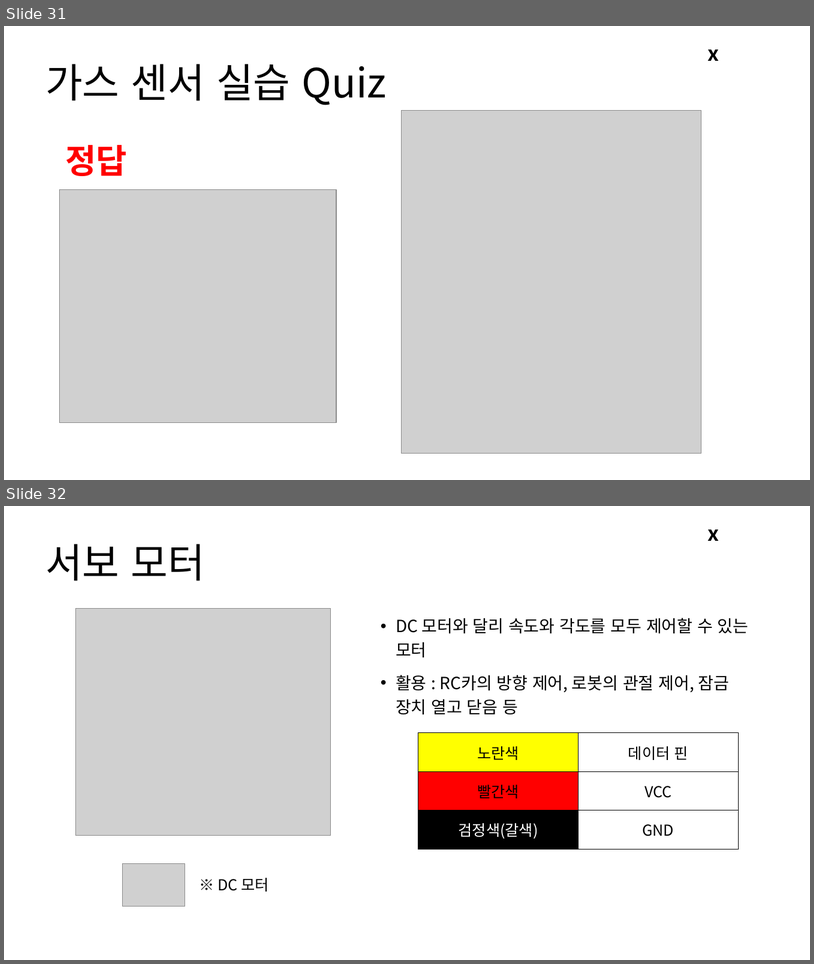
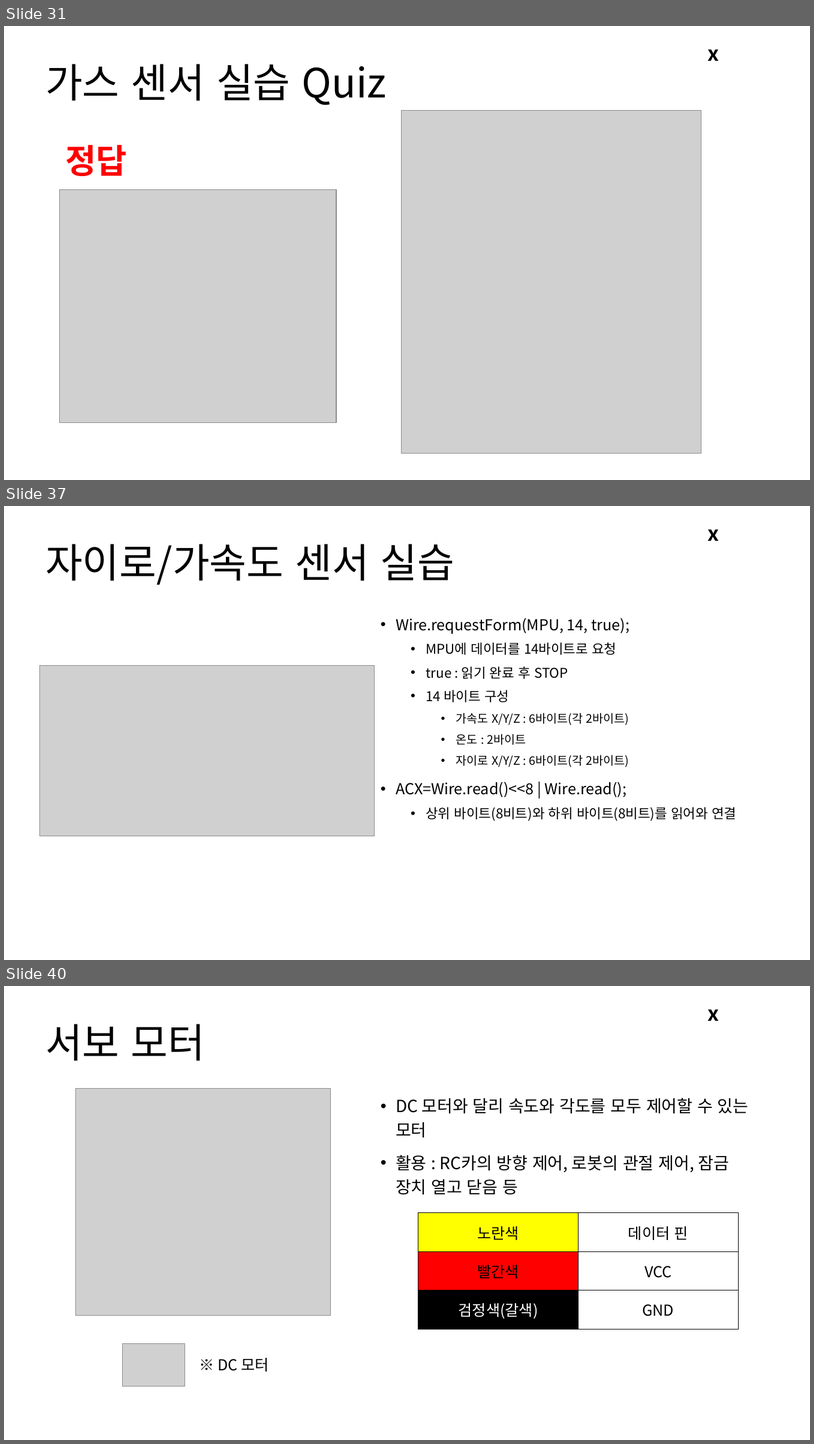
Before and after one commit to Leader-Lesson/KDT_RE_3rd, a slide deck: material/Arduino/03_아두이노 활용하기 2.pptx. Shown one above the other, each under a label of ours: slides 31 and 32 before the commit, slides 31, 37 and 40 after it; the slides between them are not shown. The pictures are 814x964 and 814x1444 pixels, drawn with LibreOffice and Linux fonts; fonts in the diff are those of the drawing; grey boxes stand for pictures; background and template pictures are left out. Boxes give left, top, right and bottom in pixels: in the first picture for what was removed or moved away, otherwise in the second. Text is boxed around its words. In the diff, an @@ line names an element or a change of style, - is before the commit and + after.

```diff
--- a/material/Arduino/03_아두이노 활용하기 2.pptx
+++ b/material/Arduino/03_아두이노 활용하기 2.pptx
@@ slide 37 added at (4,506,810,960), background #FFFFFF; not listed: 1 template element that a slide beside it also shows @@
@@ title added at (45,544,455,585), 48 pt, text #000000 @@
+자이로/가속도 센서 실습
@@ text added at (396,618,737,821), 16 pt, text #000000 @@
+• Wire.requestForm(MPU, 14, true);
+  • MPU에 데이터를 14바이트로 요청
+  • true : 읽기 완료 후 STOP
+  • 14 바이트 구성
+    • 가속도 X/Y/Z : 6바이트(각 2바이트)
+    • 온도 : 2바이트
+    • 자이로 X/Y/Z : 6바이트(각 2바이트)
+• ACX=Wire.read()<<8 | Wire.read();
+  • 상위 바이트(8비트)와 하위 바이트(8비트)를 읽어와 연결
@@ picture added at (39,665,375,835) @@
@@ what was slide 32 is now slide 40 @@
```
Also in this commit, not shown: 7 other slides added, 2 other files.
